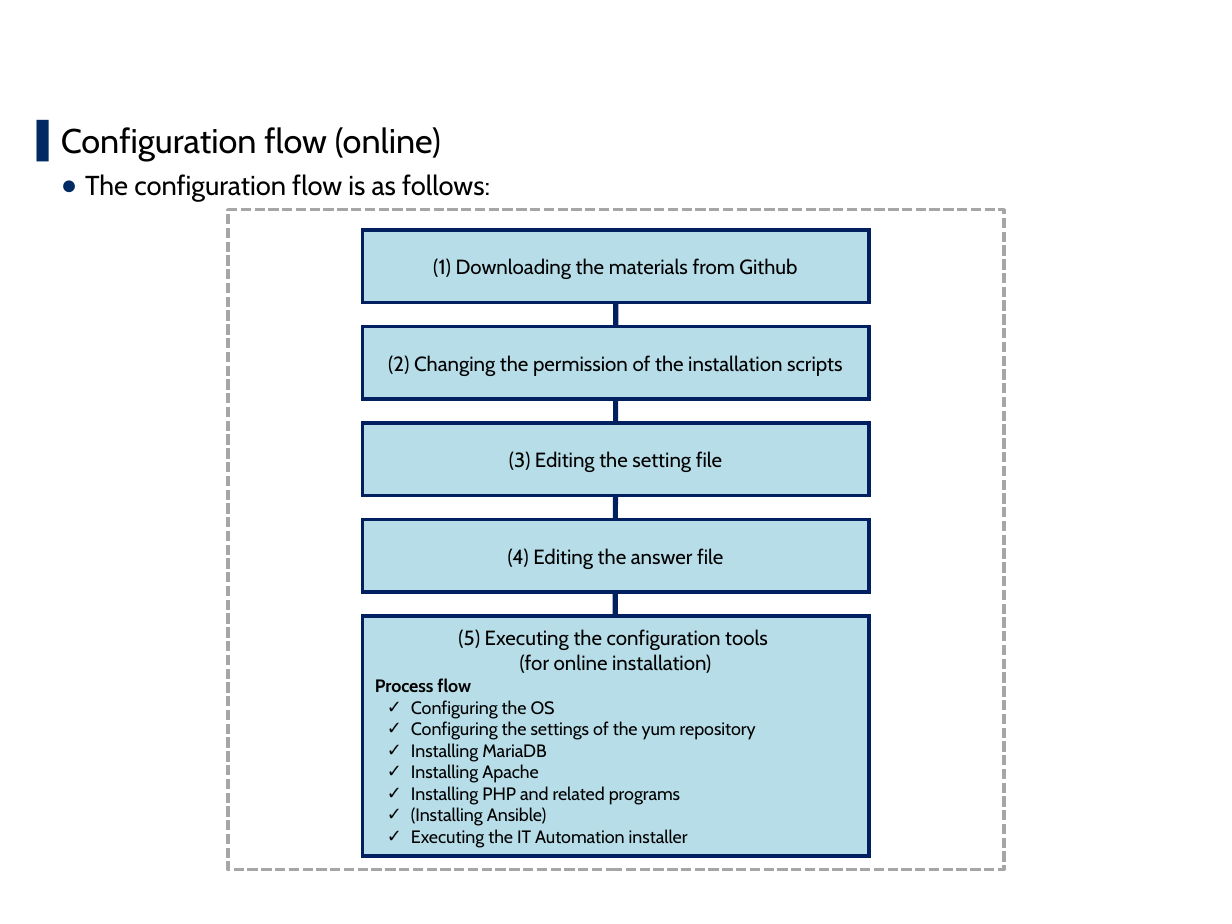
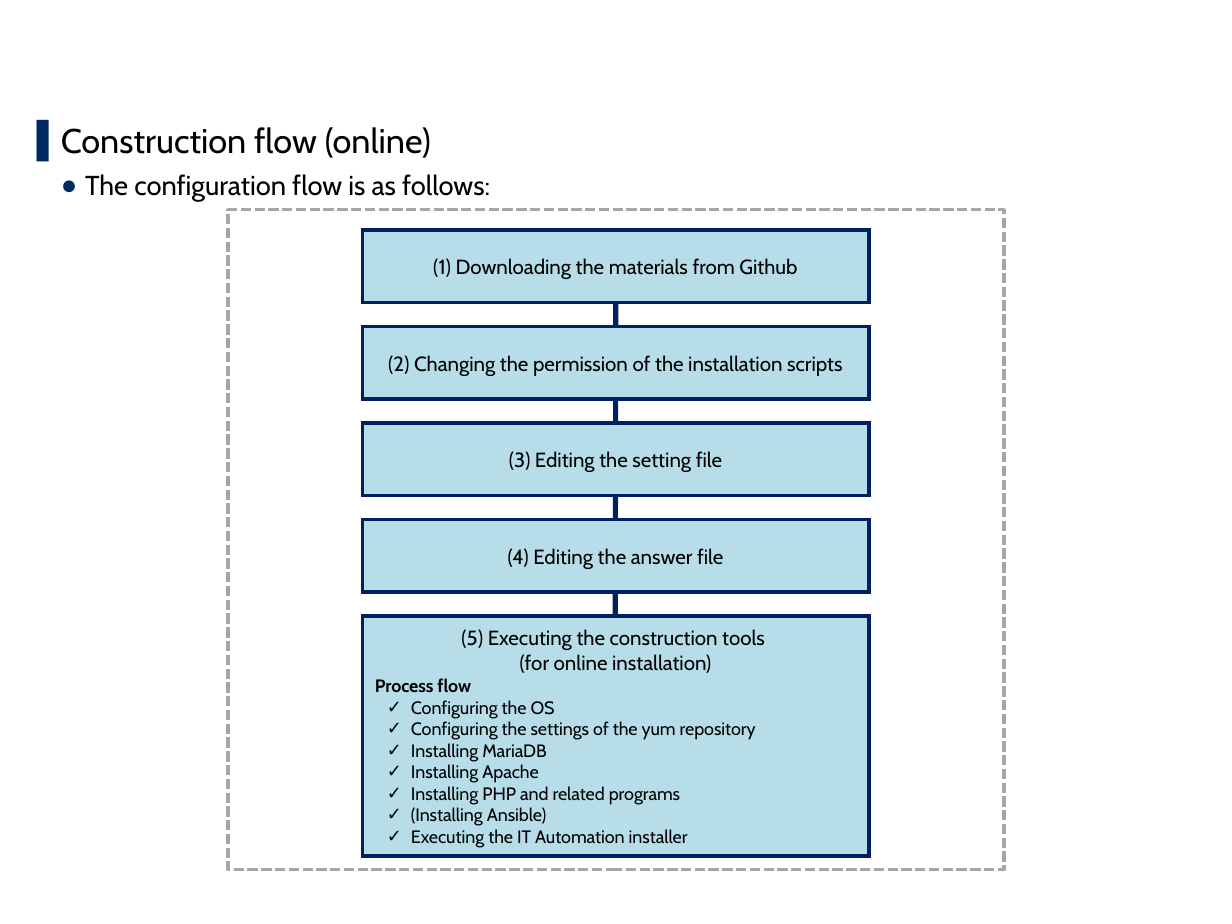
Before and after one commit to exastro-suite/it-automation-docs, a slide deck: slide 12 of asset/Learn/ITA-online-install_en.pptx. Drawn at 1232x924 pixels with LibreOffice and Linux fonts; fonts in the diff are those of the drawing; background and template pictures are left out. Boxes give left, top, right and bottom in pixels: in the first picture for what was removed or moved away, otherwise in the second. Text is boxed around its words. In the diff, an @@ line names an element or a change of style, - is before the commit and + after.

```diff
--- a/asset/Learn/ITA-online-install_en.pptx
+++ b/asset/Learn/ITA-online-install_en.pptx
@@ text at bbox=[61, 127, 431, 158]: text changed @@
-▌ Configuration flow (online)
+▌ Construction flow (online)
@@ text in rectangle at bbox=[461, 629, 765, 650]: text changed @@
-(5) Executing the configuration tools
+(5) Executing the construction tools
```
Also in this commit, not shown: 16 other slides changed, 15 other files.
